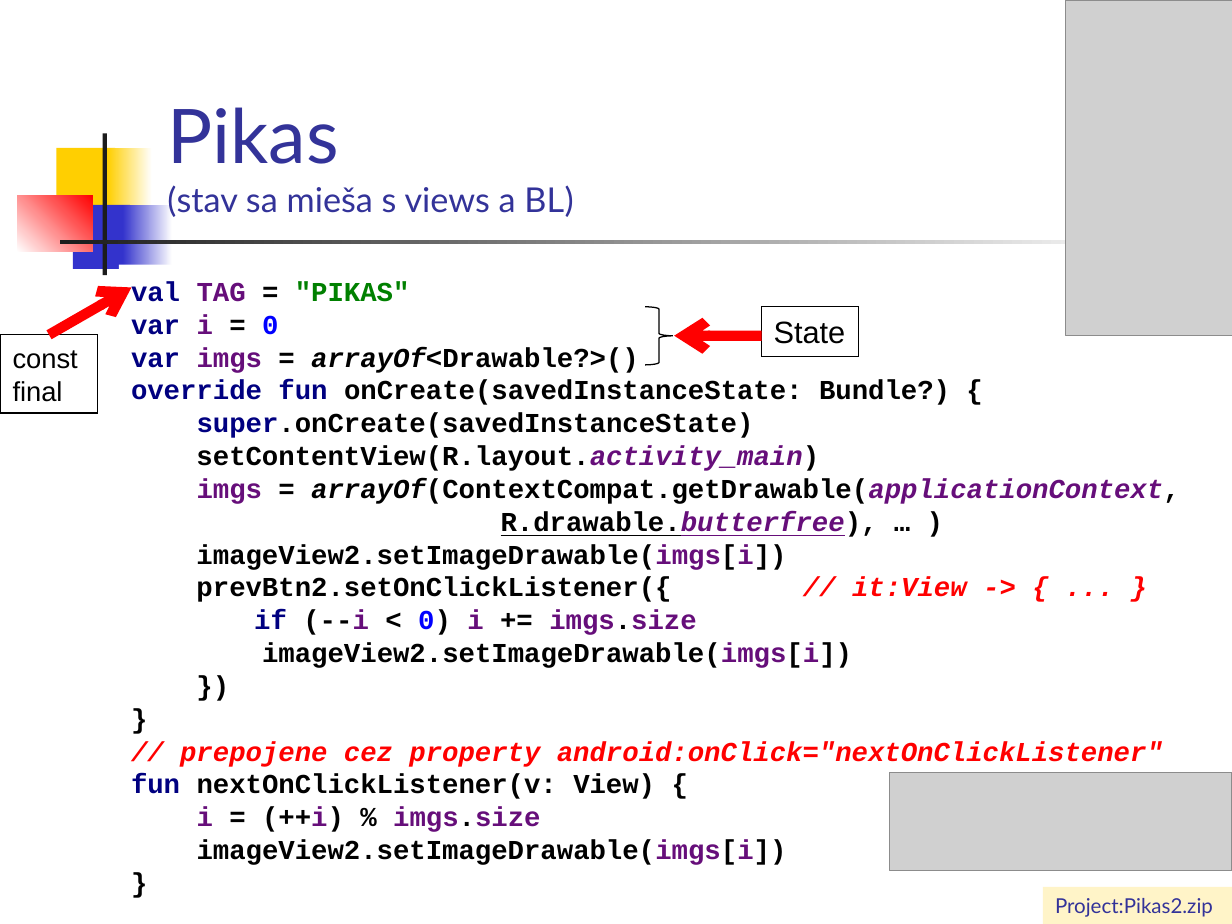
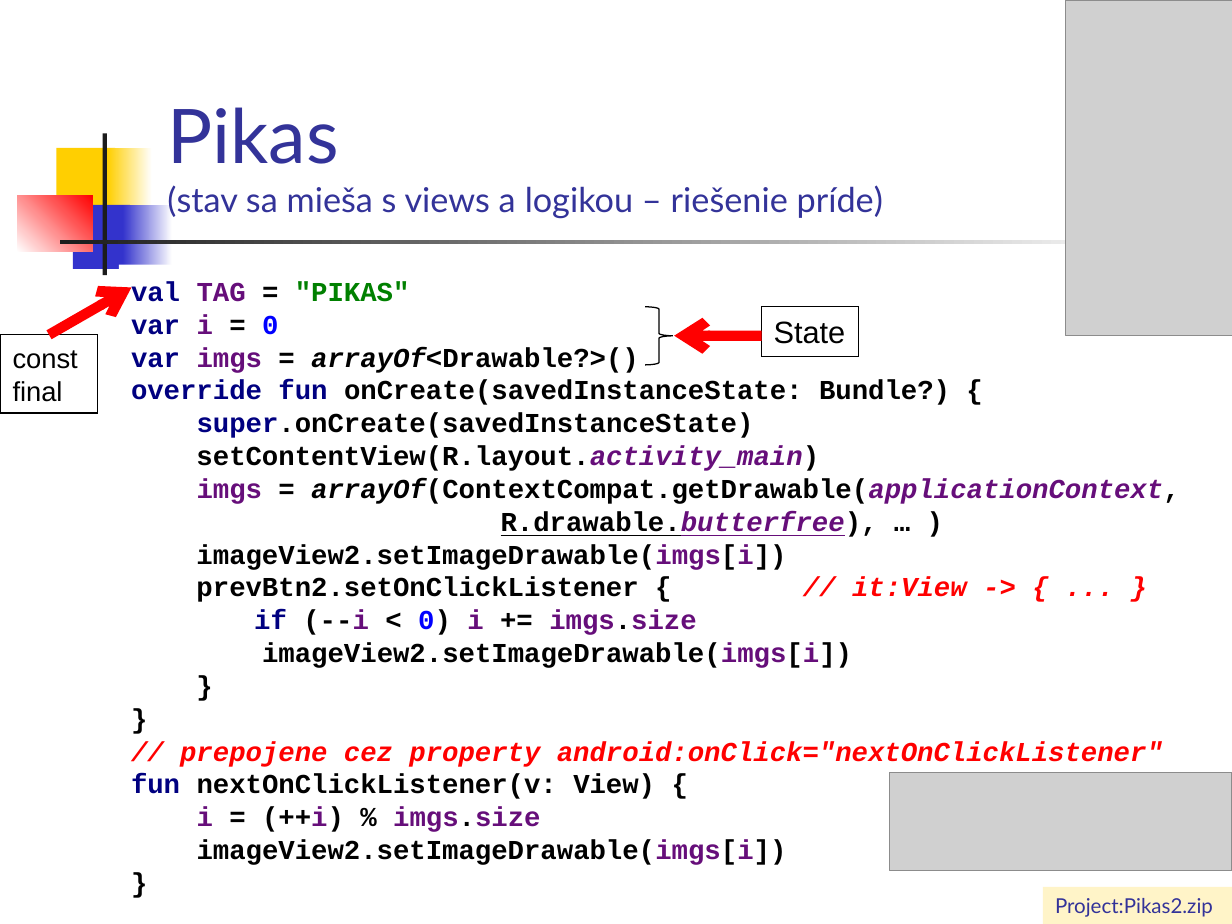
Before and after one commit to vmandro/Prednasky, a slide deck: slide 6 of 04/04_Android.ppt. Drawn at 1232x924 pixels with LibreOffice and Linux fonts; fonts in the diff are those of the drawing; grey boxes stand for pictures. Boxes give left, top, right and bottom in pixels: in the first picture for what was removed or moved away, otherwise in the second. Text is boxed around its words. In the diff, an @@ line names an element or a change of style, - is before the commit and + after.

```diff
--- a/04/04_Android.ppt
+++ b/04/04_Android.ppt
@@ title at (x1=167, y1=107, x2=883, y2=219): text changed @@
-Pikas
-(stav sa mieša s views a BL)
+Pikas
+(stav sa mieša s views a logikou – riešenie príde)
@@ text at (x1=131, y1=282, x2=1180, y2=865): text changed @@
-val TAG = "PIKAS"
-var i = 0
-var imgs = arrayOf<Drawable?>()
-override fun onCreate(savedInstanceState: Bundle?) {
-super.onCreate(savedInstanceState)
-setContentView(R.layout.activity_main)
-imgs = arrayOf(ContextCompat.getDrawable(applicationContext, R.drawable.butterfree), … )
-imageView2.setImageDrawable(imgs[i])
-prevBtn2.setOnClickListener({ // it:View -> { ... }
-if (--i < 0) i += imgs.size
-imageView2.setImageDrawable(imgs[i])
-})
-}
-// prepojene cez property android:onClick="nextOnClickListener"
-fun nextOnClickListener(v: View) {
-i = (++i) % imgs.size
-imageView2.setImageDrawable(imgs[i])
-}
+val TAG = "PIKAS"
+var i = 0
+var imgs = arrayOf<Drawable?>()
+override fun onCreate(savedInstanceState: Bundle?) {
+super.onCreate(savedInstanceState)
+setContentView(R.layout.activity_main)
+imgs = arrayOf(ContextCompat.getDrawable(applicationContext, R.drawable.butterfree), … )
+imageView2.setImageDrawable(imgs[i])
+prevBtn2.setOnClickListener { // it:View -> { ... }
+if (--i < 0) i += imgs.size
+imageView2.setImageDrawable(imgs[i])
+}
+}
+// prepojene cez property android:onClick="nextOnClickListener"
+fun nextOnClickListener(v: View) {
+i = (++i) % imgs.size
+imageView2.setImageDrawable(imgs[i])
+}
```
Also in this commit, not shown: 14 other slides changed, 2 slides added, 6 slides removed, 1 other file.
